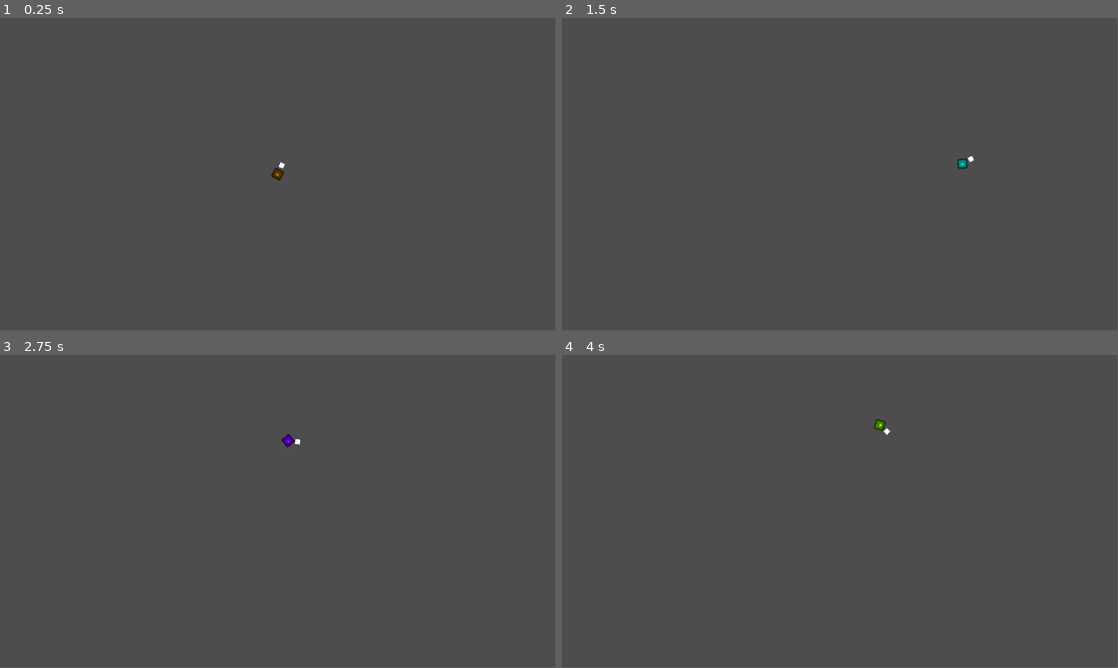
Above: before the commit, frames 1-4 (two rows, left to right).
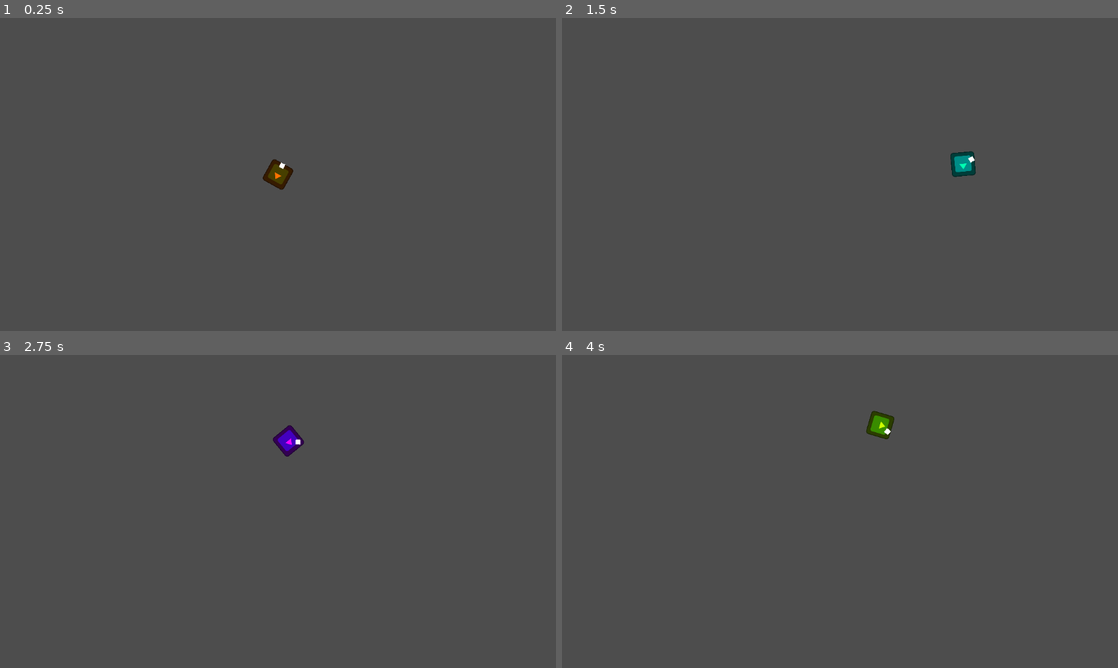
Above: after the commit, the same moments.

Repository: Setry/gj-solo
Game: Godot game, scene res://Scenes/MainTest.tscn
Same seed, same stepped clock (60 frames per second), same inputs: the game is played once before the commit and once after it. The engine's default icon, where the game draws it, is replaced by a stand-in: a white triangle on a blue panel in a dark square.
Inputs:
- Up to frame 1 (0.25 s): no input
- Up to frame 2 (1.5 s): hold Space (press) 0.53-1.28 s; tap Space (press) at 1.35 s
- Up to frame 3 (2.75 s): hold Space (press) from 2.03 s (still down)
- Up to frame 4 (4 s): release Space (press) at 2.78 s; tap Space (press) at 2.85 s; hold Space (press) from 3.53 s (still down)
In our replay, the window is 799x449 before the commit and 800x450 after it. These sizes can differ from the game's own. Grey fills any space a smaller window leaves; there, only what the larger window draws over its background counts as a difference.

The runs differ from the first frame. In frame 1, 0.3% of the frame differs, in the area x 47-53%, y 45-55%; in frame 2, 0.3%, in the area x 69-75%, y 42-51%; in frame 3, 0.3%; in frame 4, 0.3%.

Commit message:
increased size

Diff:
--- a/assets/Player.tscn
+++ b/assets/Player.tscn
@@ -5,13 +5,14 @@
 [ext_resource type="Script" uid="uid://ce0pij7kw5fts" path="res://scripts/CharSprite.gd" id="2_16d5g"]
 
 [sub_resource type="CircleShape2D" id="CircleShape2D_e80uo"]
-radius = 13.0384
+radius = 30.0
 
 [node name="Player" type="CharacterBody2D"]
 script = ExtResource("1_16d5g")
 
 [node name="Sprite2D" type="Sprite2D" parent="."]
-scale = Vector2(0.164063, 0.164063)
+position = Vector2(9.53674e-07, 9.53674e-07)
+scale = Vector2(0.386719, 0.386719)
 texture = ExtResource("1_jumf5")
 script = ExtResource("2_16d5g")
 
--- a/project.godot
+++ b/project.godot
@@ -15,6 +15,10 @@
 config/features=PackedStringArray("4.4", "GL Compatibility")
 config/icon="res://Sprites/icon.svg"
 
+[display]
+
+window/size/viewport_width=1151
+
 [input]
 
 Short={
